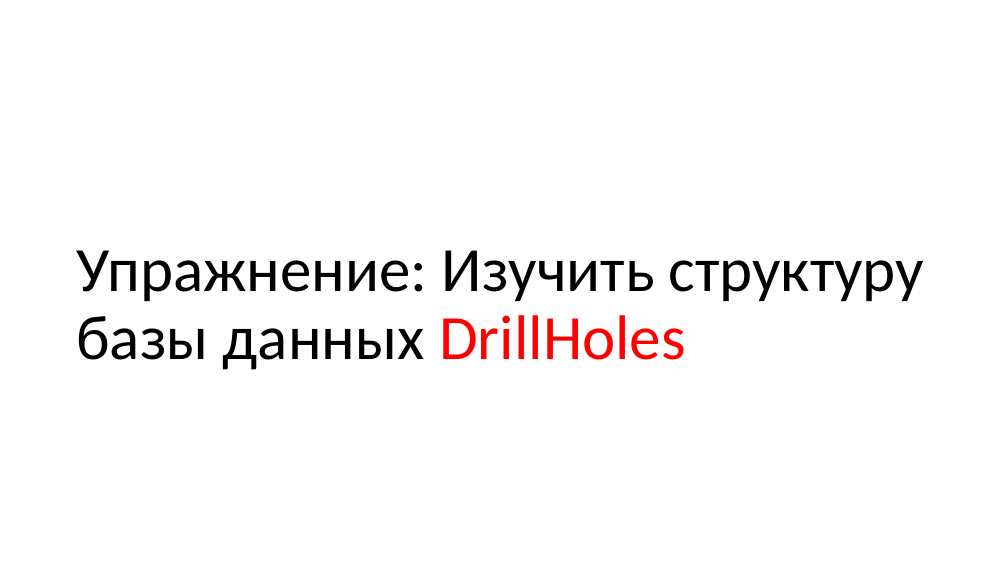
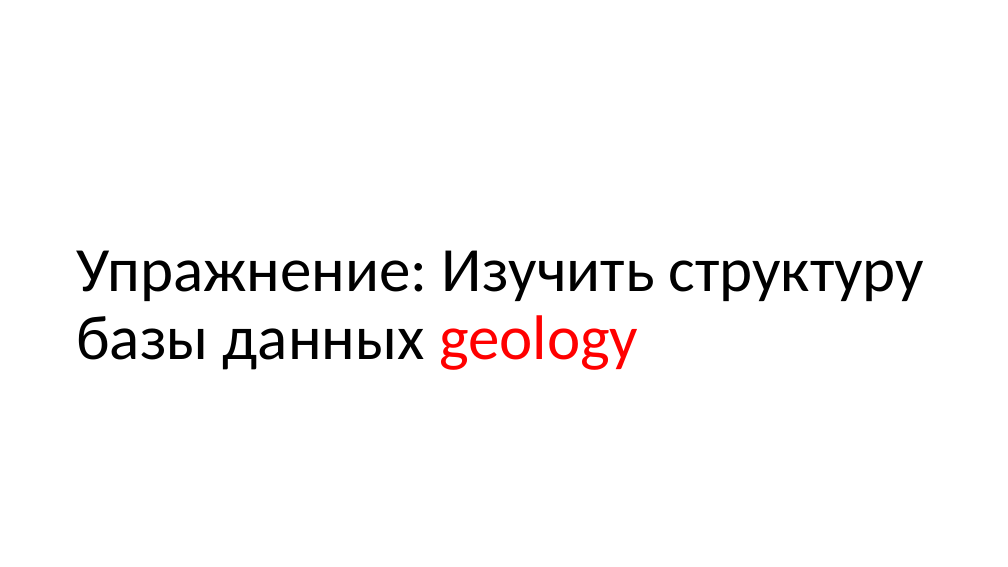
Before and after one commit to dmitriykuptsov/SQL, a slide deck: slide 12 of sql.pptx. Drawn at 1008x567 pixels with LibreOffice and Linux fonts; fonts in the diff are those of the drawing. Boxes give left, top, right and bottom in pixels: in the first picture for what was removed or moved away, otherwise in the second. Text is boxed around its words. In the diff, an @@ line names an element or a change of style, - is before the commit and + after.

```diff
--- a/sql.pptx
+++ b/sql.pptx
@@ title at bbox=[76, 250, 924, 370]: text changed @@
-Упражнение: Изучить структуру базы данных DrillHoles
+Упражнение: Изучить структуру базы данных geology
```
Also in this commit, not shown: 7 other slides changed, 1 slide removed.
